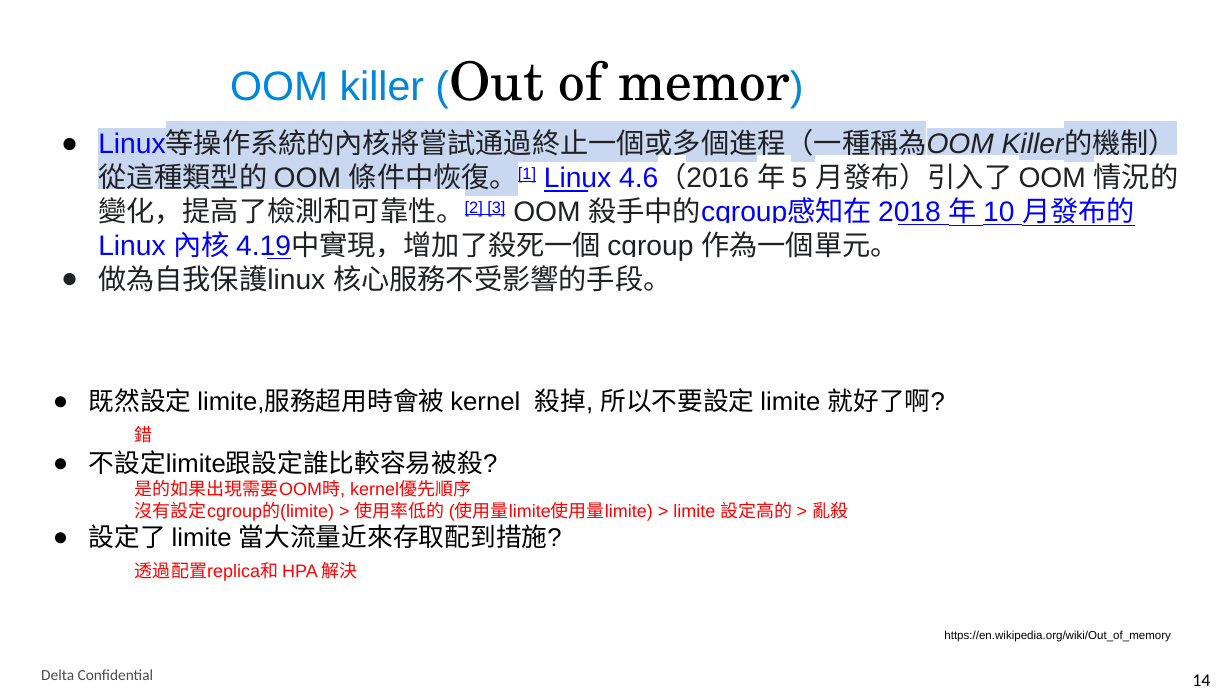
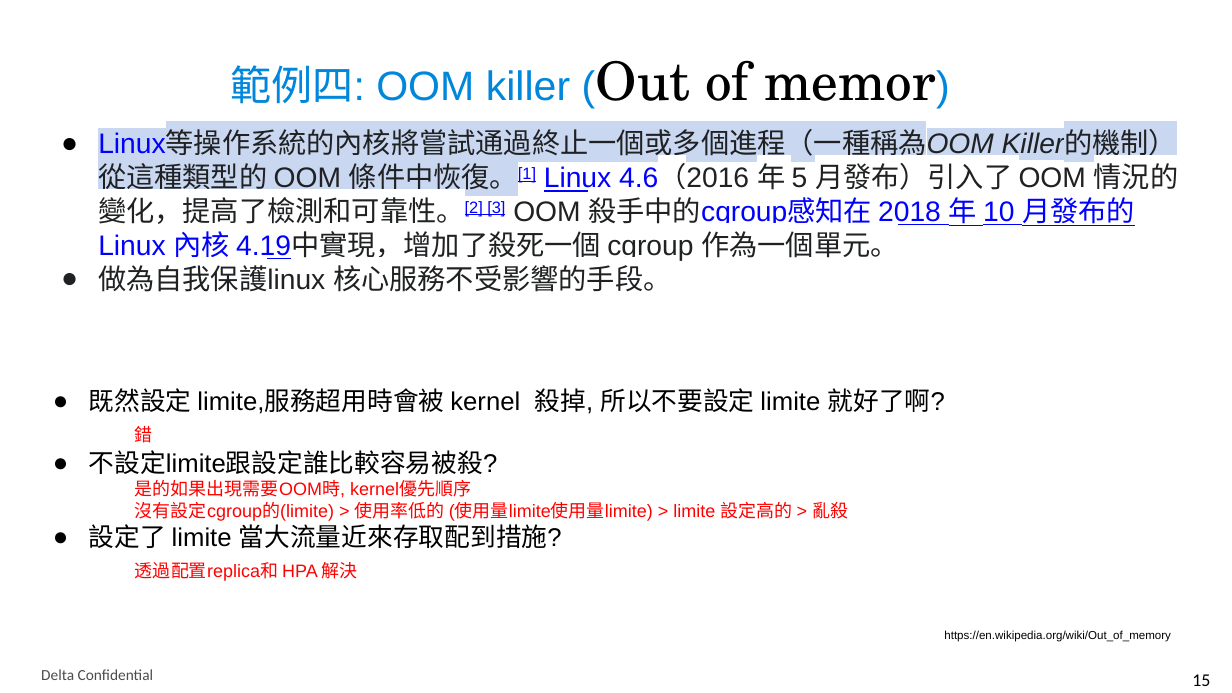
Before and after one commit to thiefjim/deltawwK8sExerciseWorkshop, a slide deck: slide 15 of K8s Exercise workshop.pptx (slide 14 before the commit). Drawn at 1232x693 pixels with LibreOffice and Linux fonts; fonts in the diff are those of the drawing; background and template pictures are left out. Boxes give left, top, right and bottom in pixels: in the first picture for what was removed or moved away, otherwise in the second. Text is boxed around its words. In the diff, an @@ line names an element or a change of style, - is before the commit and + after.

```diff
--- a/K8s Exercise workshop.pptx
+++ b/K8s Exercise workshop.pptx
@@ title at (x1=230, y1=60, x2=936, y2=104): text changed @@
-OOM killer (Out of memor)
+範例四: OOM killer (Out of memor)
@@ page number at (x1=1192, y1=674, x2=1210, y2=686): text changed @@
-14
+15
```
Also in this commit, not shown: 4 other slides changed, 1 slide added, 1 other file.
